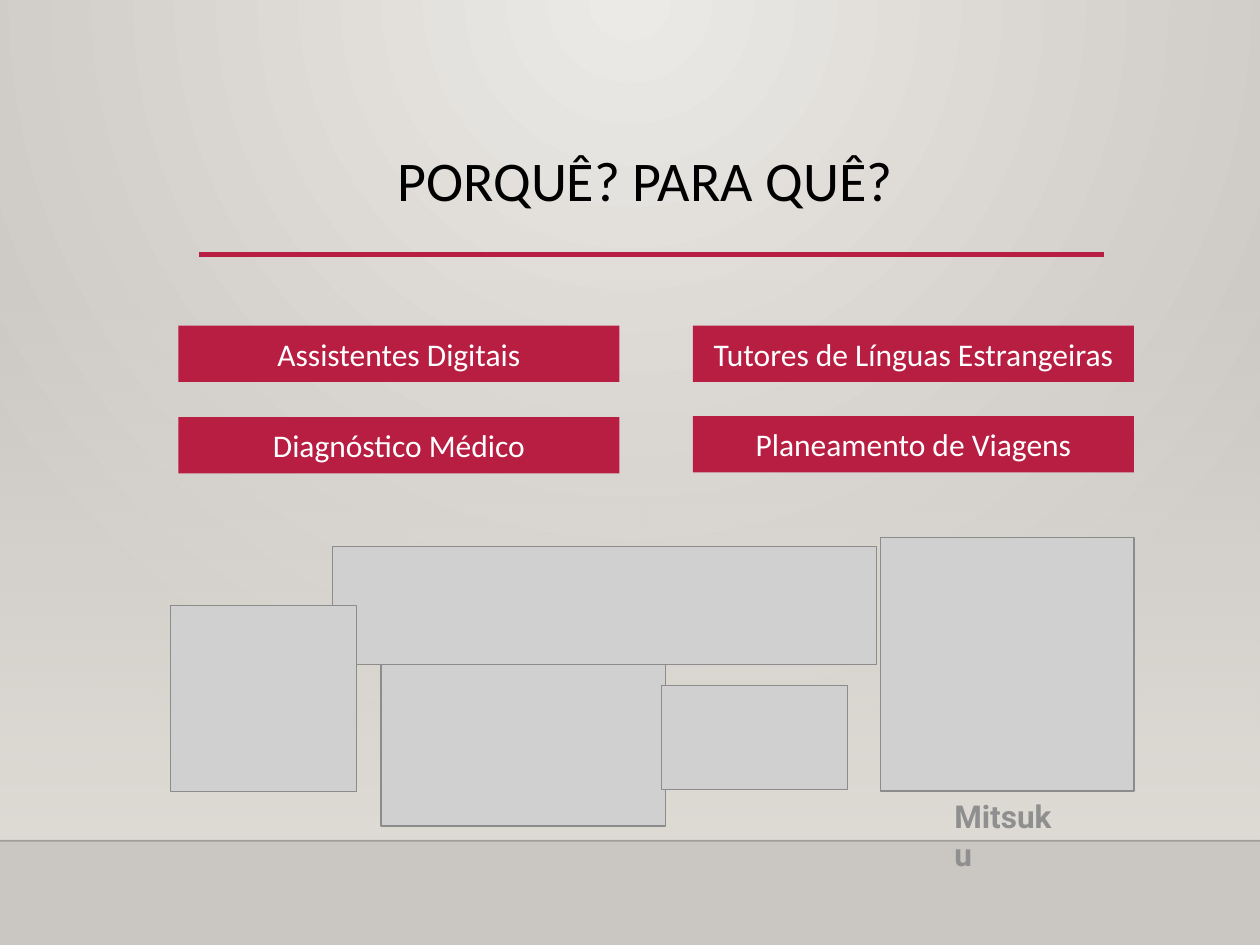
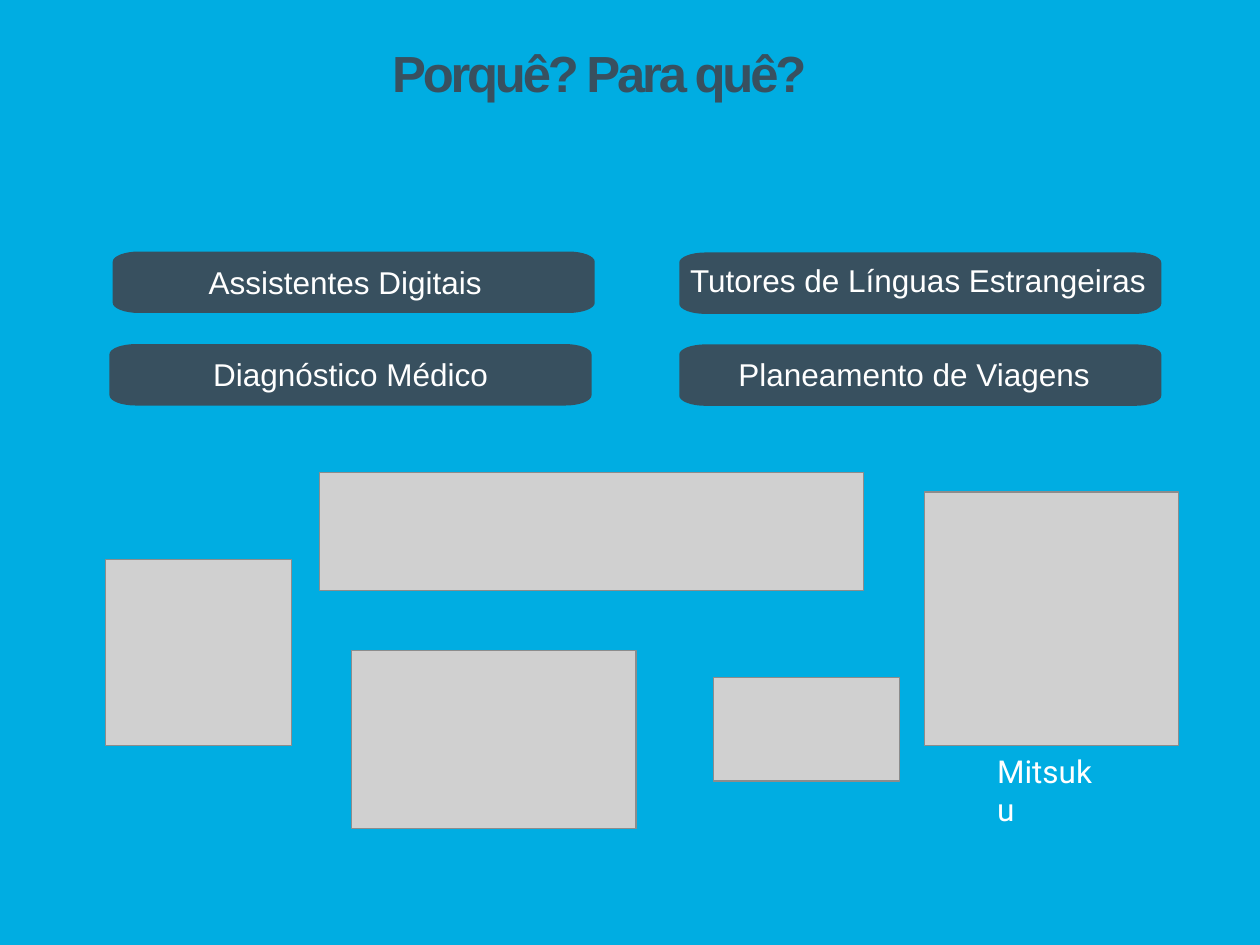
Before and after one commit to Tibblue/PLC, a slide deck: slide 4 of LEI/apresentações/apresLEI.pptx (slide 5 before the commit). Drawn at 1260x945 pixels with LibreOffice and Linux fonts; fonts in the diff are those of the drawing; grey boxes stand for pictures; background and template pictures are left out. Boxes give left, top, right and bottom in pixels: in the first picture for what was removed or moved away, otherwise in the second. Text is boxed around its words. In the diff, an @@ line names an element or a change of style, - is before the commit and + after.

```diff
--- a/LEI/apresentações/apresLEI.pptx
+++ b/LEI/apresentações/apresLEI.pptx
@@ background gradient #ECEAE7 to #CAC7C1 to #FFFFFF @@
@@ freeform shape added at (x1=0, y1=0, x2=1260, y2=945), fill #00ADE2 @@
@@ title "Porquê? Para quê?" at (x1=392, y1=54, x2=807, y2=102): vertical alignment middle to top @@
@@ title at (x1=392, y1=54, x2=807, y2=102): text changed; size 32 to 29 pt; font Calibri to Arial; text colour #000000 to #38505F; bold on @@
-PORQUÊ? PARA QUÊ?
+Porquê? Para quê?
@@ text "Assistentes Digitais" moved from (x1=179, y1=325, x2=620, y2=382) to (x1=209, y1=271, x2=481, y2=300) @@
@@ freeform shape added at (x1=112, y1=252, x2=595, y2=314), fill #38505F @@
@@ line removed from (199, 255) to (1105, 255) @@
@@ text "Tutores de Línguas Estrangeiras" moved from (x1=693, y1=325, x2=1134, y2=382) to (x1=690, y1=269, x2=1146, y2=298) @@
@@ freeform shape added at (x1=679, y1=252, x2=1162, y2=314), fill #38505F @@
@@ rectangle removed at (x1=0, y1=277, x2=1260, y2=839) @@
@@ freeform shape added at (x1=110, y1=344, x2=592, y2=406), fill #38505F @@
@@ font Calibri to Arial; fill #B71E42 to none in 4 elements at (x1=738, y1=363, x2=1089, y2=392), (x1=690, y1=269, x2=1146, y2=298), (x1=209, y1=271, x2=481, y2=300), (x1=213, y1=363, x2=488, y2=392) @@
@@ text "Diagnóstico Médico" moved from (x1=179, y1=417, x2=620, y2=474) to (x1=213, y1=363, x2=488, y2=392) @@
@@ text "Planeamento de Viagens" moved from (x1=693, y1=416, x2=1134, y2=472) to (x1=738, y1=363, x2=1089, y2=392) @@
@@ freeform shape added at (x1=679, y1=344, x2=1162, y2=406), fill #38505F @@
@@ picture moved from (x1=333, y1=547, x2=877, y2=664) to (x1=320, y1=472, x2=864, y2=590) @@
@@ picture moved from (x1=881, y1=538, x2=1134, y2=791) to (x1=925, y1=493, x2=1178, y2=746) @@
@@ picture moved from (x1=170, y1=605, x2=357, y2=791) to (x1=106, y1=559, x2=292, y2=746) @@
@@ picture moved from (x1=381, y1=648, x2=665, y2=825) to (x1=352, y1=650, x2=636, y2=828) @@
@@ picture moved from (x1=662, y1=685, x2=848, y2=789) to (x1=713, y1=678, x2=900, y2=781) @@
@@ text "Mitsuku" moved from (x1=942, y1=791, x2=1076, y2=842) to (x1=984, y1=746, x2=1118, y2=796) @@
@@ text "Mitsuku" at (x1=984, y1=746, x2=1118, y2=796): text colour #8F8F8F to #FFFFFF, bold off @@
@@ line removed from (0, 840) to (1260, 840) @@
```
Also in this commit, not shown: 5 other slides changed, 4 slides added, 2 slides removed, 1 other file.
